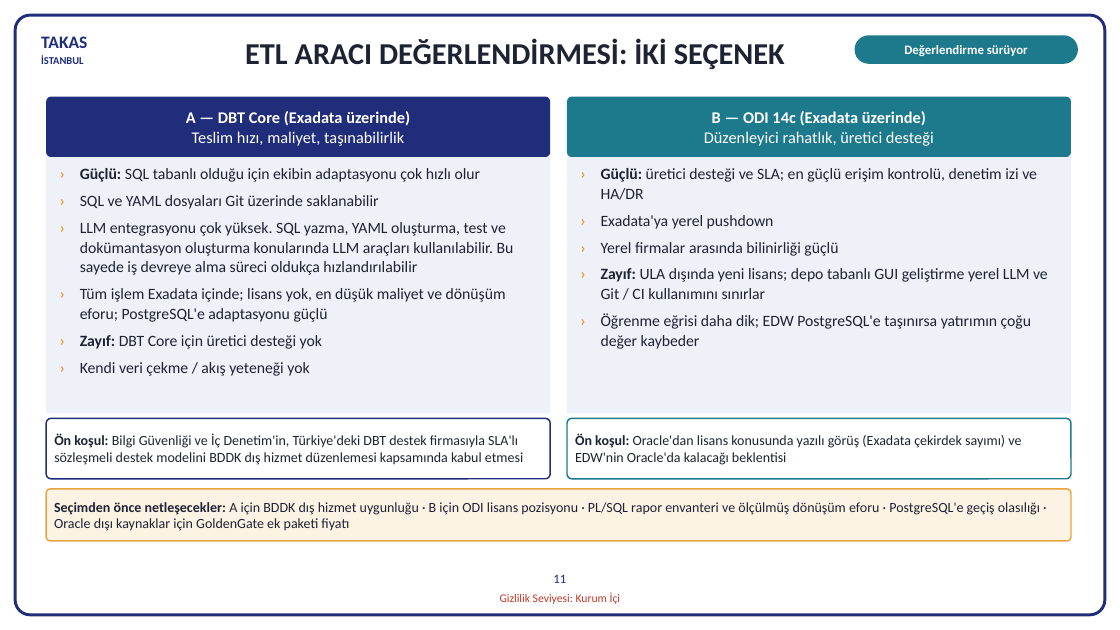
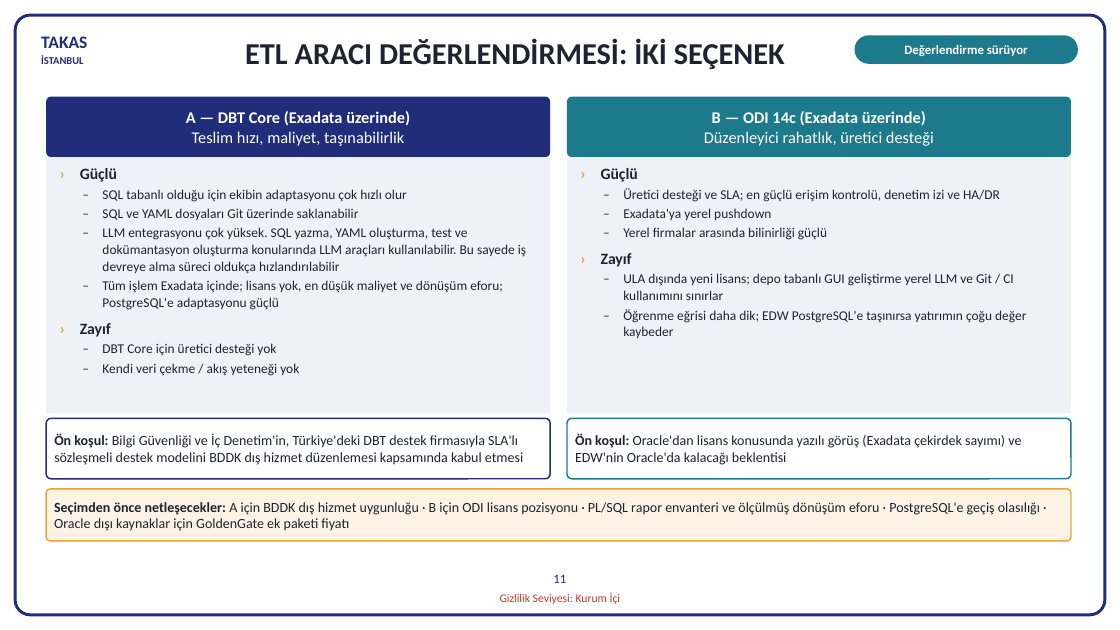
Before and after one commit to hanifidemirel0/Cursor-Projects, a slide deck: slide 11 of outputs/dwh-sunum-kasim-2026/5 - DWHSunum_Kasim2026.pptx. Drawn at 1120x630 pixels with LibreOffice and Linux fonts; fonts in the diff are those of the drawing. Boxes give left, top, right and bottom in pixels: in the first picture for what was removed or moved away, otherwise in the second. Text is boxed around its words. In the diff, an @@ line names an element or a change of style, - is before the commit and + after.

```diff
--- a/outputs/dwh-sunum-kasim-2026/5 - DWHSunum_Kasim2026.pptx
+++ b/outputs/dwh-sunum-kasim-2026/5 - DWHSunum_Kasim2026.pptx
@@ text at [80,168,526,376]: text changed; size 13.5 to 11.5 pt @@
-› Güçlü: SQL tabanlı olduğu için ekibin adaptasyonu çok hızlı olur
-› SQL ve YAML dosyaları Git üzerinde saklanabilir
-› LLM entegrasyonu çok yüksek. SQL yazma, YAML oluşturma, test ve dokümantasyon oluşturma konularında LLM araçları kullanılabilir. Bu sayede iş devreye alma süreci oldukça hızlandırılabilir
-› Tüm işlem Exadata içinde; lisans yok, en düşük maliyet ve dönüşüm eforu; PostgreSQL'e adaptasyonu güçlü
-› Zayıf: DBT Core için üretici desteği yok
-› Kendi veri çekme / akış yeteneği yok
+› Güçlü
+– SQL tabanlı olduğu için ekibin adaptasyonu çok hızlı olur
+– SQL ve YAML dosyaları Git üzerinde saklanabilir
+– LLM entegrasyonu çok yüksek. SQL yazma, YAML oluşturma, test ve dokümantasyon oluşturma konularında LLM araçları kullanılabilir. Bu sayede iş devreye alma süreci oldukça hızlandırılabilir
+– Tüm işlem Exadata içinde; lisans yok, en düşük maliyet ve dönüşüm eforu; PostgreSQL'e adaptasyonu güçlü
+› Zayıf
+– DBT Core için üretici desteği yok
+– Kendi veri çekme / akış yeteneği yok
@@ text at [601,168,1026,338]: text changed; size 13.5 to 11.5 pt @@
-› Güçlü: üretici desteği ve SLA; en güçlü erişim kontrolü, denetim izi ve HA/DR
-› Exadata'ya yerel pushdown
-› Yerel firmalar arasında bilinirliği güçlü
-› Zayıf: ULA dışında yeni lisans; depo tabanlı GUI geliştirme yerel LLM ve Git / CI kullanımını sınırlar
-› Öğrenme eğrisi daha dik; EDW PostgreSQL'e taşınırsa yatırımın çoğu değer kaybeder
+› Güçlü
+– Üretici desteği ve SLA; en güçlü erişim kontrolü, denetim izi ve HA/DR
+– Exadata'ya yerel pushdown
+– Yerel firmalar arasında bilinirliği güçlü
+› Zayıf
+– ULA dışında yeni lisans; depo tabanlı GUI geliştirme yerel LLM ve Git / CI kullanımını sınırlar
+– Öğrenme eğrisi daha dik; EDW PostgreSQL'e taşınırsa yatırımın çoğu değer kaybeder
```
Also in this commit, not shown: 2 other files.
